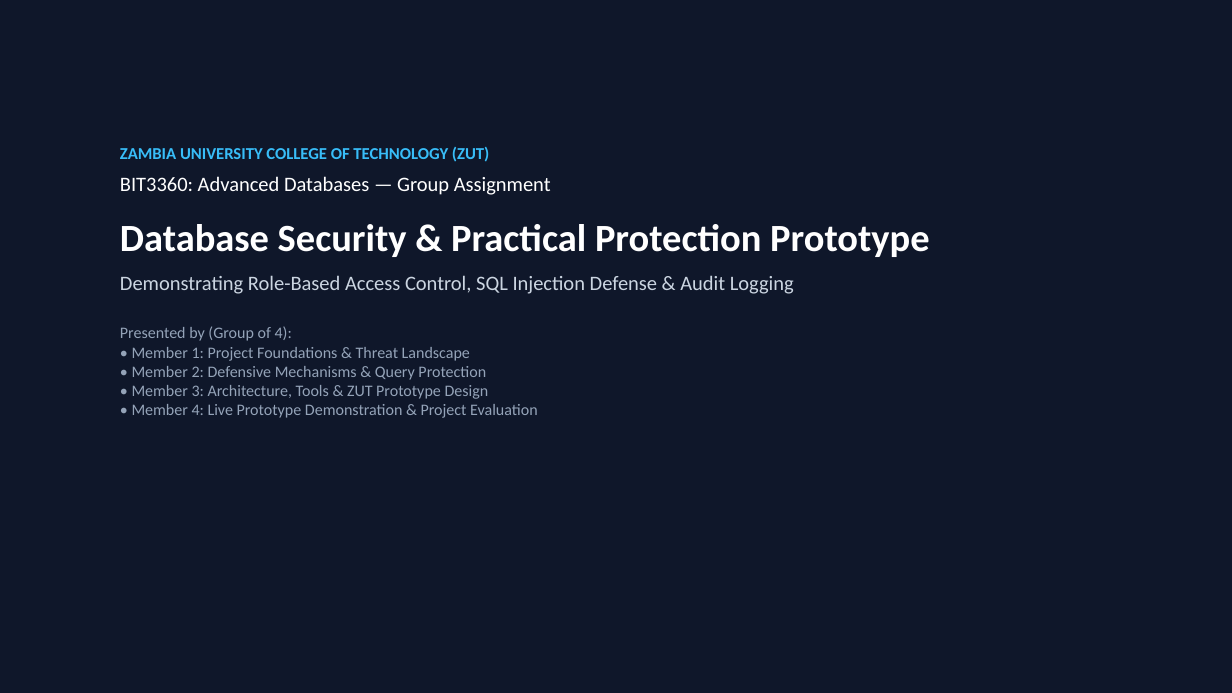
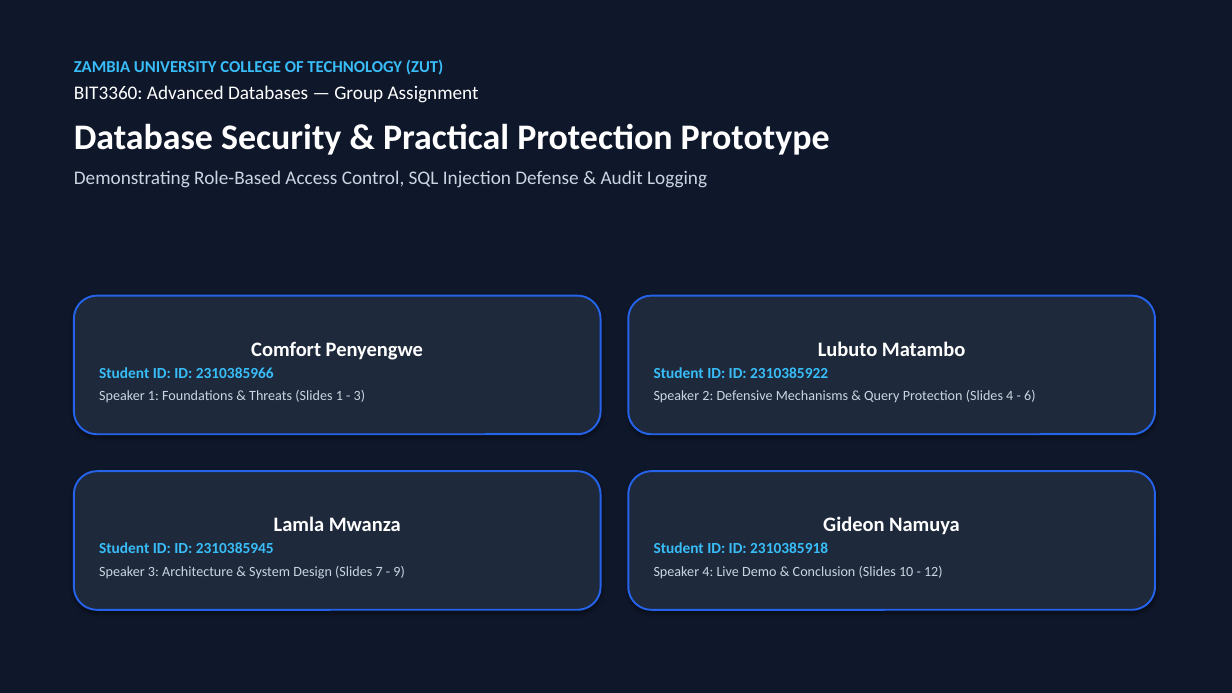
Before and after one commit to comfortpenyengwe-afk/ADA-assignment-for-the-ohns, a slide deck: slide 1 of BIT3360_Database_Security_Presentation.pptx. Drawn at 1232x693 pixels with LibreOffice and Linux fonts; fonts in the diff are those of the drawing. Boxes give left, top, right and bottom in pixels: in the first picture for what was removed or moved away, otherwise in the second. Text is boxed around its words. In the diff, an @@ line names an element or a change of style, - is before the commit and + after.

Commit message:
Update title slide with Comfort Penyengwe, Lubuto Matambo, Lamla Mwanza, and Gideon Namuya

```diff
--- a/BIT3360_Database_Security_Presentation.pptx
+++ b/BIT3360_Database_Security_Presentation.pptx
@@ text "ZAMBIA UNIVERSITY COLLEGE OF TECHNOLOGY ..." moved from (x1=120, y1=147, x2=929, y2=418) to (x1=74, y1=60, x2=830, y2=188) @@
@@ text at (x1=74, y1=85, x2=830, y2=188): size 16 to 15 pt in "BIT3360: Advanced Databases — Group Assignment", "Demonstrating Role-Based Access Control, SQL Injection Defen ..."; size 30 to 28 pt in "Database Security & Practical Protection Prototype"; less space between paragraphs @@
@@ rounded rectangle added at (x1=74, y1=296, x2=601, y2=434), fill #1E293B, outline #2563EB 1.5 pt, 11 pt, text #CBD5E1, bold @@
+Comfort Penyengwe
+Student ID: ID: 2310385966
+Speaker 1: Foundations & Threats (Slides 1 - 3)
@@ rounded rectangle added at (x1=628, y1=296, x2=1155, y2=434), fill #1E293B, outline #2563EB 1.5 pt, 11 pt, text #CBD5E1 @@
+Lubuto Matambo
+Student ID: ID: 2310385922
+Speaker 2: Defensive Mechanisms & Query Protection (Slides 4 - 6)
@@ text at (x1=120, y1=326, x2=538, y2=418): paragraph removed @@
-Presented by (Group of 4):
-• Member 1: Project Foundations & Threat Landscape
-• Member 2: Defensive Mechanisms & Query Protection
-• Member 3: Architecture, Tools & ZUT Prototype Design
-• Member 4: Live Prototype Demonstration & Project Evaluation
@@ rounded rectangle added at (x1=74, y1=471, x2=601, y2=610), fill #1E293B, outline #2563EB 1.5 pt, 11 pt, text #CBD5E1 @@
+Lamla Mwanza
+Student ID: ID: 2310385945
+Speaker 3: Architecture & System Design (Slides 7 - 9)
@@ rounded rectangle added at (x1=628, y1=471, x2=1155, y2=610), fill #1E293B, outline #2563EB 1.5 pt, 11 pt, text #CBD5E1 @@
+Gideon Namuya
+Student ID: ID: 2310385918
+Speaker 4: Live Demo & Conclusion (Slides 10 - 12)
```
Also in this commit, not shown: 11 other slides changed, 2 other files.
